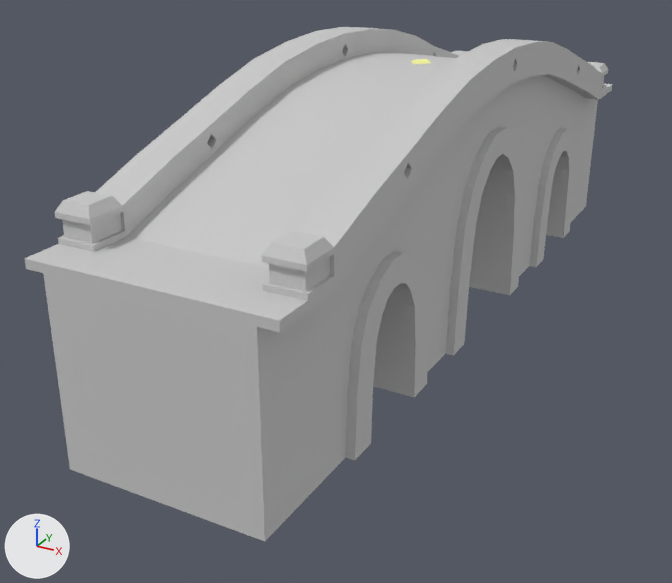
The FBX model Assets/2.SDscene/Modeling/Bridge/Modeling/F_Bridge.fbx as it was, and as the next commit left it.
The view is the same before and after, from a camera (50 mm lens) standing at (9.9, -22.8, 11.2) and looking at (-1.4, -2.3, 0.9). Every picture has the same lights, and +X, +Y and +Z are marked at lower left. Both versions are drawn at frame 1 of the action 'Take 001'; the numbers are the values there.

Before the edit, the objects in view are built like this:
```python
me_mesh = bpy.data.meshes.new('Mesh')
me_mesh.from_pydata(...)  # 688 vertices, 1332 faces; spans x -2575.0..2444.0, y -624.0..646.0, z -3671.0..339.0
# faces by material slot: [1322, 10]
me_mesh.materials.append(mat_bridge)  # light grey #cacaca
me_mesh.materials.append(mat_jewel)  # beige #feffa5
ob_object004 = bpy.data.objects.new('Object004', me_mesh)
ob_object004.location = (-0.39, 0.65, 6.75)
ob_object004.rotation_euler = (0.0, 0.075, 1.571)  # degrees (0, 4.3, 90)
ob_object004.scale = (0.00451, 0.00451, 0.00208)
```
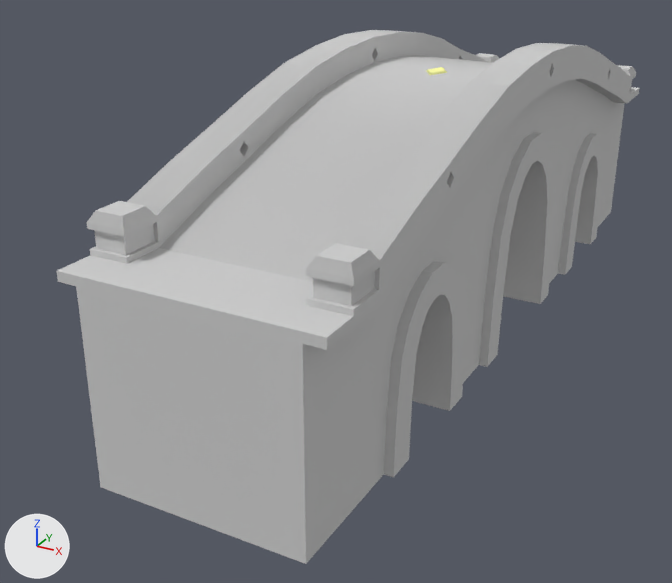
Scene script edits in JSON lines:
```json
{"block": "me_mesh", "where": "# used by ob_object004; location = (-0.39, 0.65, 6.75); rotation_euler = (0.0, 0.075, 1.571), in degrees (0, 4.3, 90); scale = (0.00451, 0.00451, 0.00208)"}
{"op": "remove", "block": "me_mesh", "code": "me_mesh.from_pydata(...)  # 688 vertices, 1332 faces; spans x -2575.0..2444.0, y -624.0..646.0, z -3671.0..339.0"}
{"op": "add", "block": "me_mesh", "code": "me_mesh.from_pydata(...)  # 688 vertices, 1332 faces; spans x -232.0..341.0, y -1132.0..1102.0, z -4.0..746.0"}
{"block": "me_mesh", "change": "me_mesh part 1: 688 of 688 vertices moved; they spanned x -2575.0..2444.0, y -624.0..646.0, z -3671.0..339.0 and now span x -232.0..341.0, y -1132.0..1102.0, z -4.0..746.0; mean shift (142.0, -22.0, 1627.0); largest move (-2498.0, -524.0, -3671.0) -> (296.0, -1132.0, -2.0)"}
{"op": "set", "path": "ob_object004.rotation_euler", "old": "(0.0, 0.075, 1.571)", "new": "(0.0, 0.0, 0.0)", "note": "degrees (0, 4.3, 90) -> degrees (0, 0, 0)"}
{"op": "set", "path": "ob_object004.location", "old": "(-0.39, 0.65, 6.75)", "new": "(0.0, 0.0, 0.0)"}
{"op": "set", "path": "ob_object004.scale", "old": "(0.00451, 0.00451, 0.00208)", "new": "(0.01, 0.01, 0.01)"}
```

Boxes [x1, y1, x2, y2] around the edits, measured in the pictures (672 x 583 px):
```json
{"object": "Object004", "change": "reshaped, moved, rescaled, turned", "before": [24, 27, 613, 541], "after": [56, 30, 640, 564]}
```
